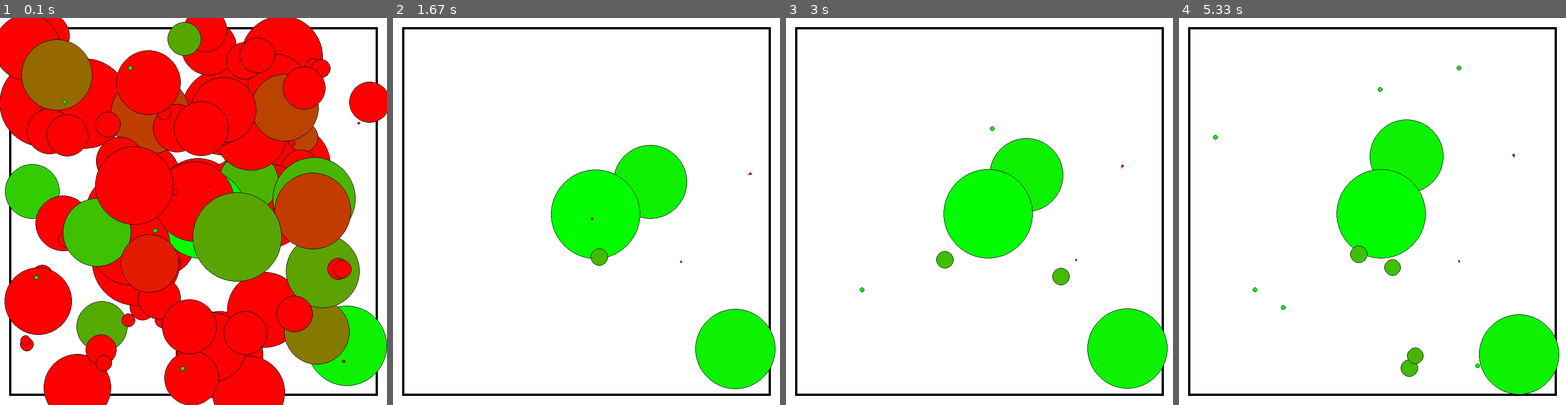
Above: before the commit, frames 1-4 (left to right).
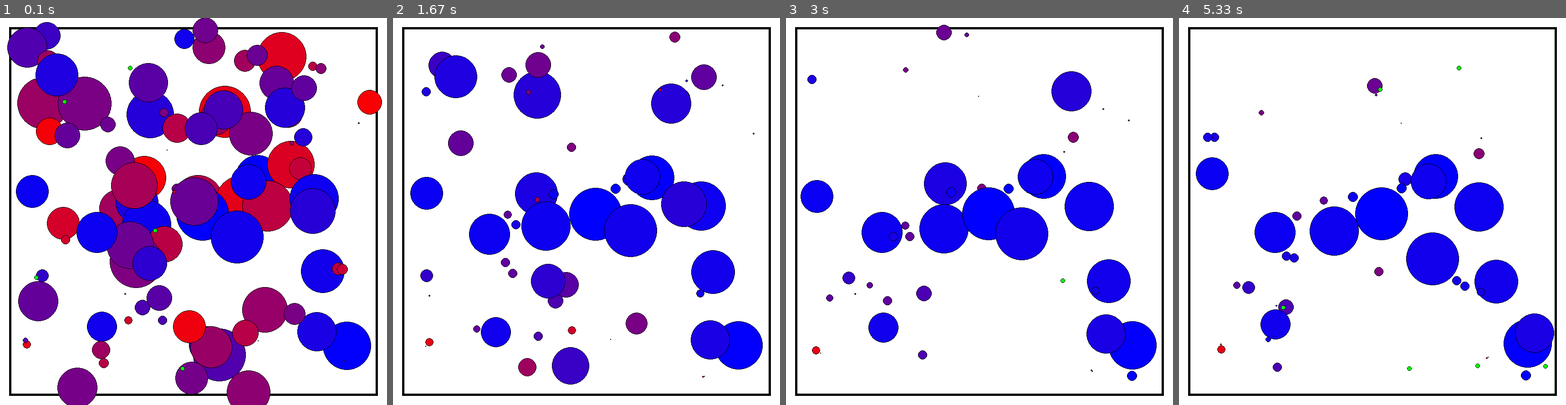
Above: after the commit, the same moments.

Repository: LeoBasov/live-sim
Game: pygame game, started from app/gui_pygame/main.py
Two runs of this game, one before a commit and one after it. Both use one fixed random seed, a clock stepped at 60 frames per second and the inputs below.
Inputs:
- Up to frame 1 (0.1 s): no input
- Up to frame 2 (1.67 s): tap Space at 0.33, 0.67, 1.07, 1.37, 1.57 s
- Up to frame 3 (3 s): tap Space at 1.9, 2.2, 2.4, 2.7, 2.97 s
- Up to frame 4 (5.33 s): tap Space at 3.3, 3.6, 3.73, 4.13, 4.43, 4.8, 5.2 s

The runs differ from the first frame. In frame 1, 70% of the frame differs, in the area x 0-100%, y 0-100%; in frame 2, 23%; in frame 3, 18%; in frame 4, 18%.

Commit message:
Cahnged creation.

Diff:
--- a/app/gui_pygame/main.py
+++ b/app/gui_pygame/main.py
@@ -48,7 +48,7 @@
 
 		for creature in wrld.creatures:
 			point = (25 + 40*creature.position[0], 25 + 40*creature.position[1], 25 + 40*creature.position[2])
-			_draw_point(DISPLAYSURF, point, (min(255*creature.speed, 255), 255 - (min(255*creature.speed, 255)), 0), int(max(1, creature.size*20)))
+			_draw_point(DISPLAYSURF, point, (min(255*creature.speed, 255), 0, 255 - (min(255*creature.speed, 255))), int(max(1, creature.size*20)))
 
 		for food in wrld.food:
 			point = (25 + 40*food.position[0], 25 + 40*food.position[1], 25 + 40*food.position[2])
--- a/live_sim/world.py
+++ b/live_sim/world.py
@@ -30,8 +30,8 @@
 		for i in range(number):
 			creature = Creature(self)
 			creature.sense = (0.001 + 5.0*random.random())*sense
-			creature.speed = (0.001 + 5.0*random.random())*speed
-			creature.size = (0.001 + 5.0*random.random())*size
+			creature.speed = (0.001 + 1.0*random.random())*speed
+			creature.size = (0.001 + 3.0*random.random())*size
 			creature.size_max = creature.size
 			creature.position = self._generate_random_position()
 
